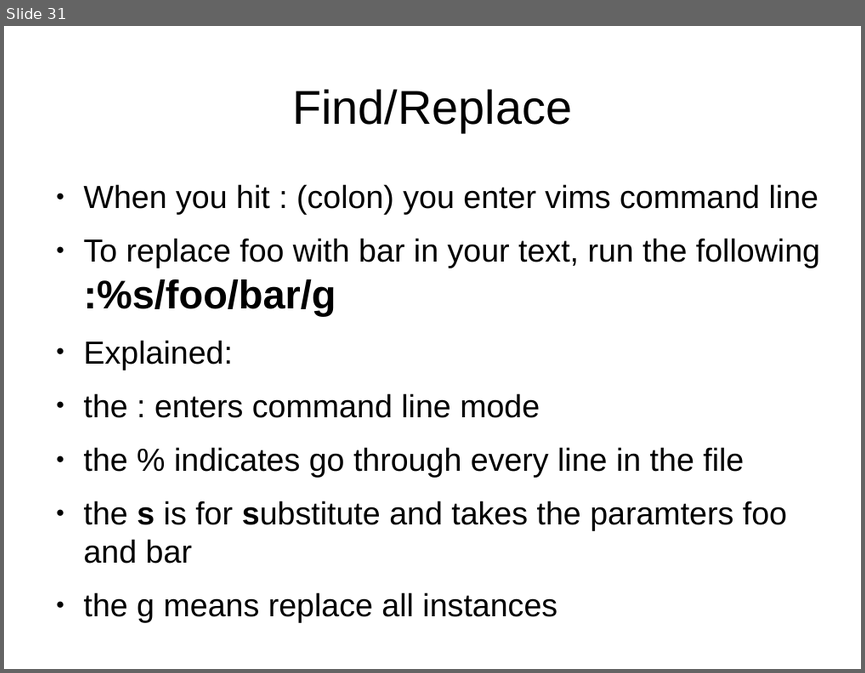
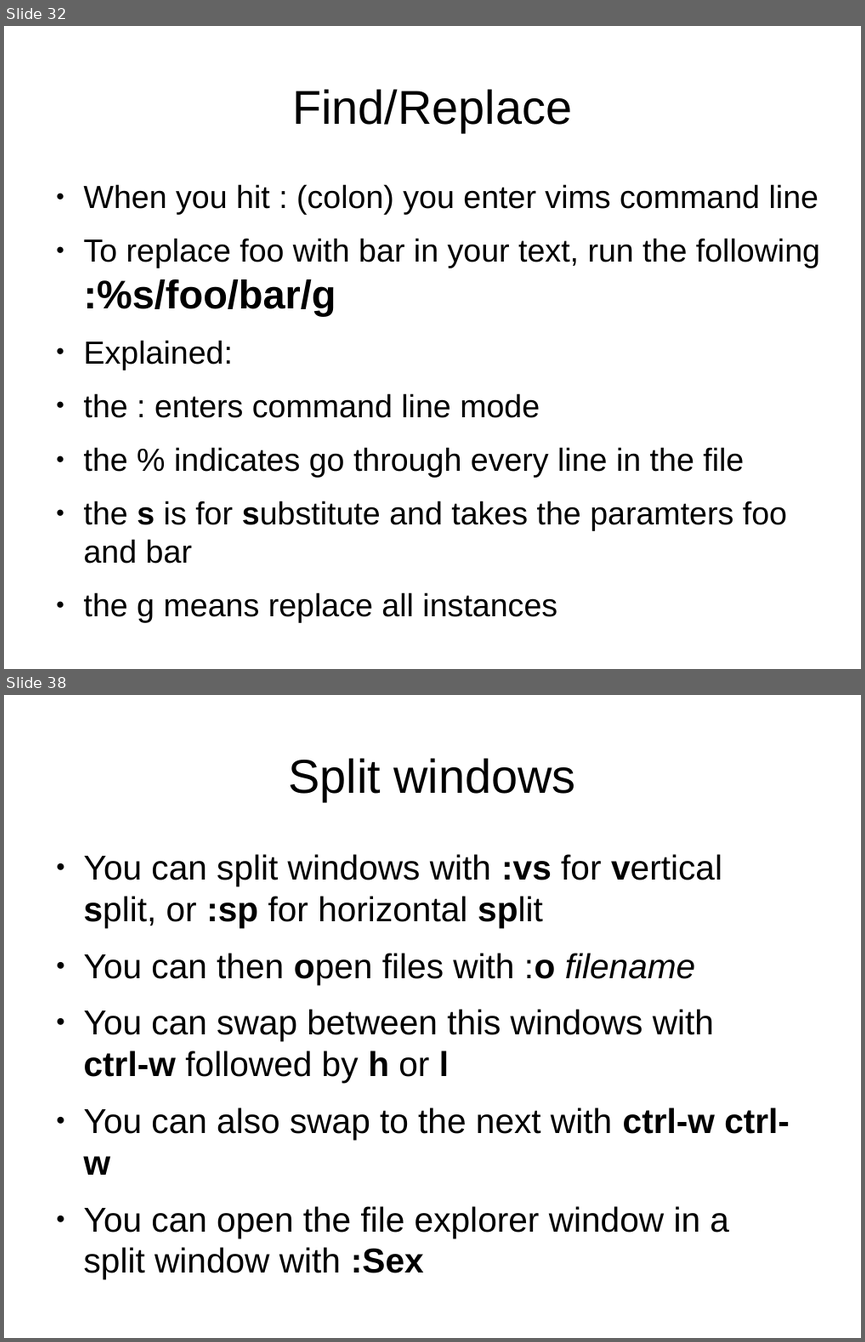
Before and after one commit to mikesligo/Vimtorial, a slide deck: Beginner pres.odp. Shown one above the other, each under a label of ours: slide 31 before the commit, slides 32 and 38 after it; the slides between them are not shown. The pictures are 865x673 and 865x1342 pixels, drawn with LibreOffice and Linux fonts; fonts in the diff are those of the drawing. Boxes give left, top, right and bottom in pixels: in the first picture for what was removed or moved away, otherwise in the second. Text is boxed around its words. In the diff, an @@ line names an element or a change of style, - is before the commit and + after.

```diff
--- a/Beginner pres.odp
+++ b/Beginner pres.odp
@@ slide 38 added at box(4, 695, 861, 1338), background #FFFFFF @@
@@ title added at box(289, 758, 576, 801), 44 pt, text #000000 @@
+Split windows
@@ text added at box(84, 854, 789, 1237), 32 pt, text #000000 @@
+● You can split windows with :vs for vertical split, or :sp for horizontal split
+● You can then open files with :o filename
+● You can swap between this windows with
+  ctrl-w followed by h or l
+● You can also swap to the next with ctrl-w ctrl-w
+● You can open the file explorer window in a split window with :Sex
@@ what was slide 31 is now slide 32 @@
```
Also in this commit, not shown: 1 slide changed, 12 other slides added, 1 slide removed, 13 other files.
